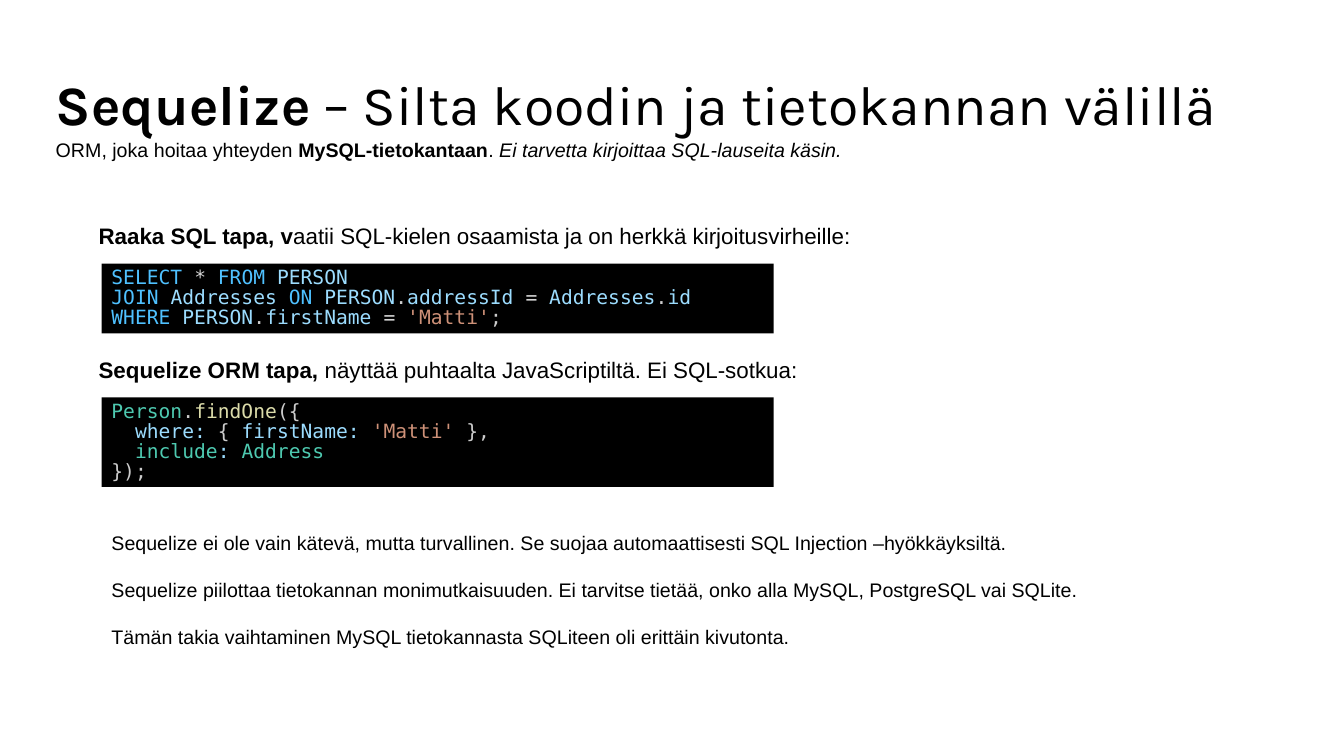
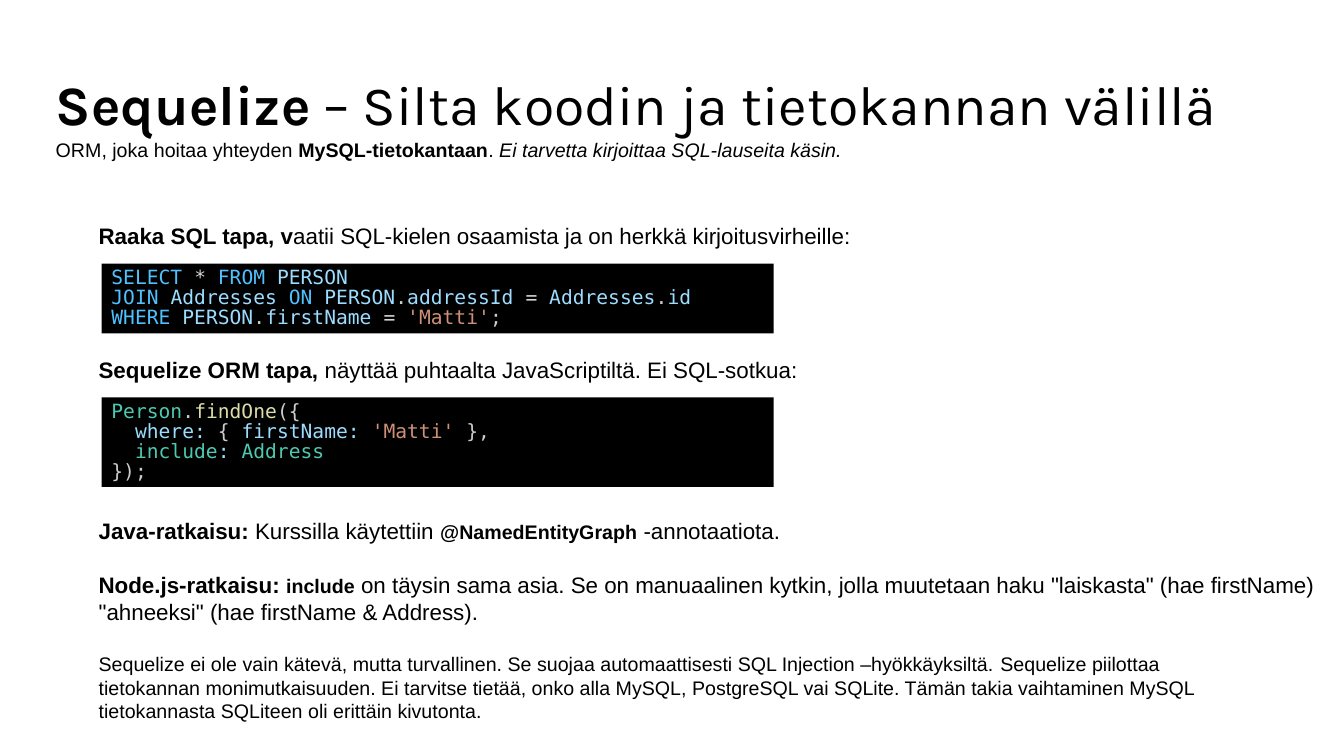
Before and after one commit to KaiKatajisto/PalvelinohjelmointiProjekti, a slide deck: slide 6 of Projekti Esitys.pptx. Drawn at 1344x756 pixels with LibreOffice and Linux fonts; fonts in the diff are those of the drawing. Boxes give left, top, right and bottom in pixels: in the first picture for what was removed or moved away, otherwise in the second. Text is boxed around its words. In the diff, an @@ line names an element or a change of style, - is before the commit and + after.

```diff
--- a/Projekti Esitys.pptx
+++ b/Projekti Esitys.pptx
@@ text at (99, 522, 1314, 625): paragraphs added @@
+Java-ratkaisu: Kurssilla käytettiin @NamedEntityGraph -annotaatiota.
+Node.js-ratkaisu: include on täysin sama asia. Se on manuaalinen kytkin, jolla muutetaan haku "laiskasta" (hae firstName) "ahneeksi" (hae firstName & Address).
@@ text at (99, 656, 1194, 722): text changed @@
-Sequelize ei ole vain kätevä, mutta turvallinen. Se suojaa automaattisesti SQL Injection –hyökkäyksiltä.
-Sequelize piilottaa tietokannan monimutkaisuuden. Ei tarvitse tietää, onko alla MySQL, PostgreSQL vai SQLite.
-Tämän takia vaihtaminen MySQL tietokannasta SQLiteen oli erittäin kivutonta.
+Sequelize ei ole vain kätevä, mutta turvallinen. Se suojaa automaattisesti SQL Injection –hyökkäyksiltä. Sequelize piilottaa tietokannan monimutkaisuuden. Ei tarvitse tietää, onko alla MySQL, PostgreSQL vai SQLite. Tämän takia vaihtaminen MySQL tietokannasta SQLiteen oli erittäin kivutonta.
```
Also in this commit, not shown: 3 other files.
